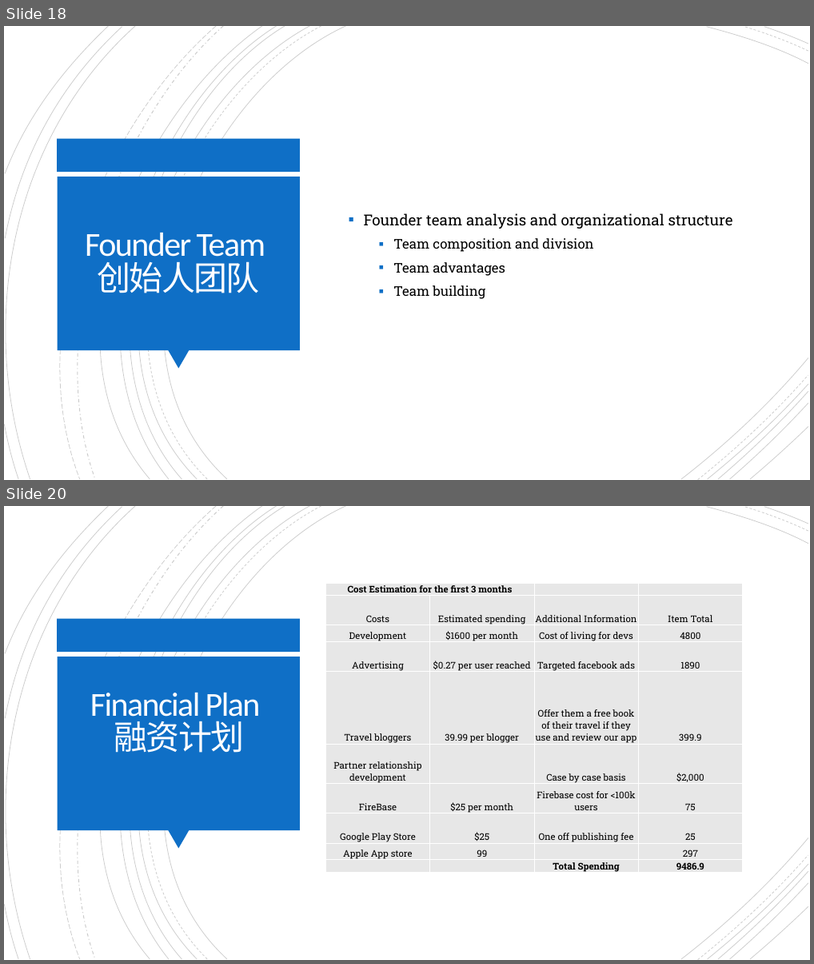
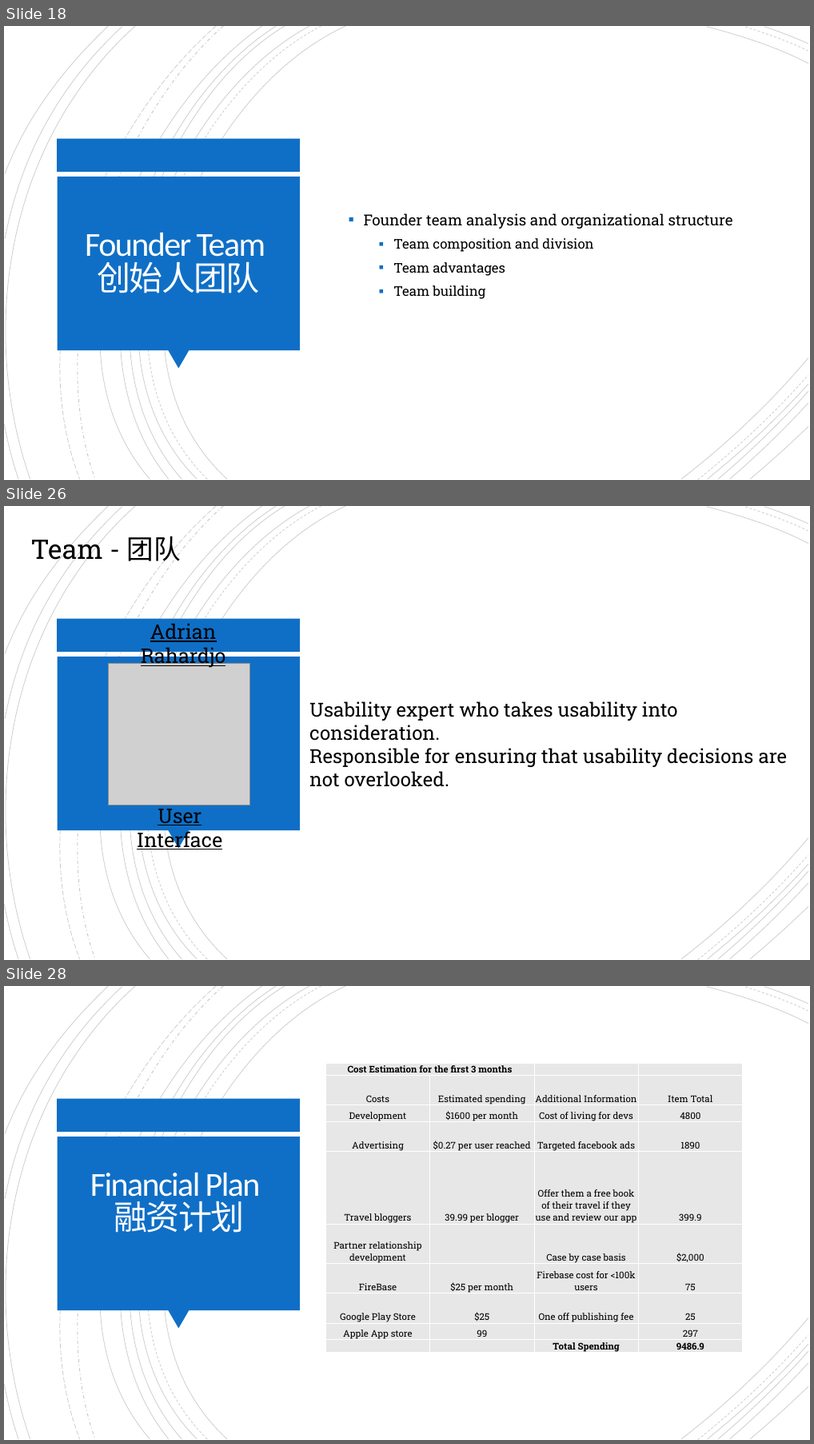
Before and after one commit to SummerProgram2018/AdvenShare, a slide deck: Advenshare Final ppt.pptx. Shown one above the other, each under a label of ours: slides 18 and 20 before the commit, slides 18, 26 and 28 after it; the slides between them are not shown. The pictures are 814x964 and 814x1444 pixels, drawn with LibreOffice and Linux fonts; fonts in the diff are those of the drawing; grey boxes stand for pictures. Boxes give left, top, right and bottom in pixels: in the first picture for what was removed or moved away, otherwise in the second. Text is boxed around its words. In the diff, an @@ line names an element or a change of style, - is before the commit and + after.

```diff
--- a/Advenshare Final ppt.pptx
+++ b/Advenshare Final ppt.pptx
@@ slide 26 added at <box>4,506,810,960</box>, background #FFFFFF; not listed: 24 template elements that a slide beside it also shows @@
@@ text added at <box>31,535,181,566</box>, 32 pt, text #000000 @@
+Team - 团队
@@ text added at <box>141,624,226,668</box>, 24 pt, text #000000, underline @@
+Adrian Rahardjo
@@ picture added at <box>108,664,250,805</box> @@
@@ text added at <box>310,701,788,787</box>, 23 pt, text #000000 @@
+Usability expert who takes usability into consideration.
+Responsible for ensuring that usability decisions are
+not overlooked.
@@ text added at <box>137,804,223,851</box>, 24 pt, text #000000, underline @@
+User Interface
@@ what was slide 20 is now slide 28 @@
```
Also in this commit, not shown: 8 other slides added, 1 slide removed, 1 other file.
